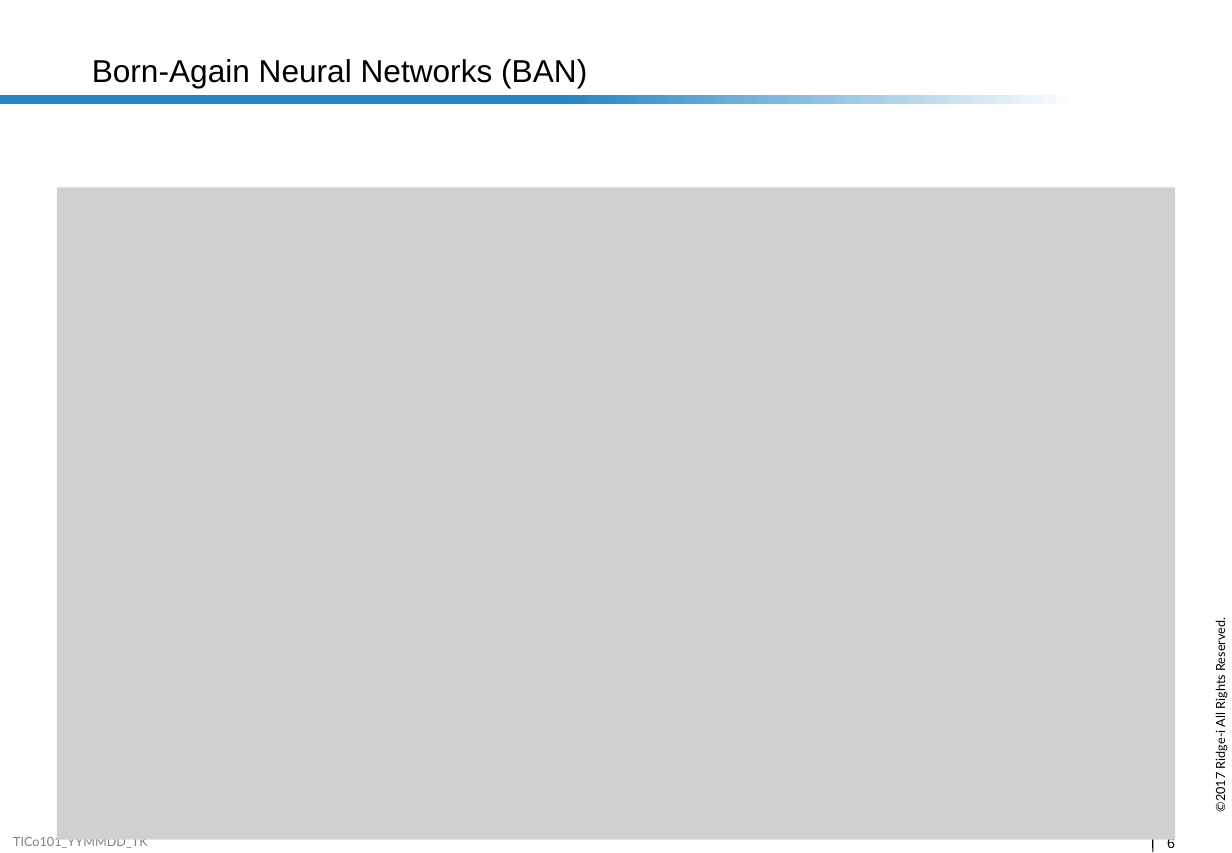
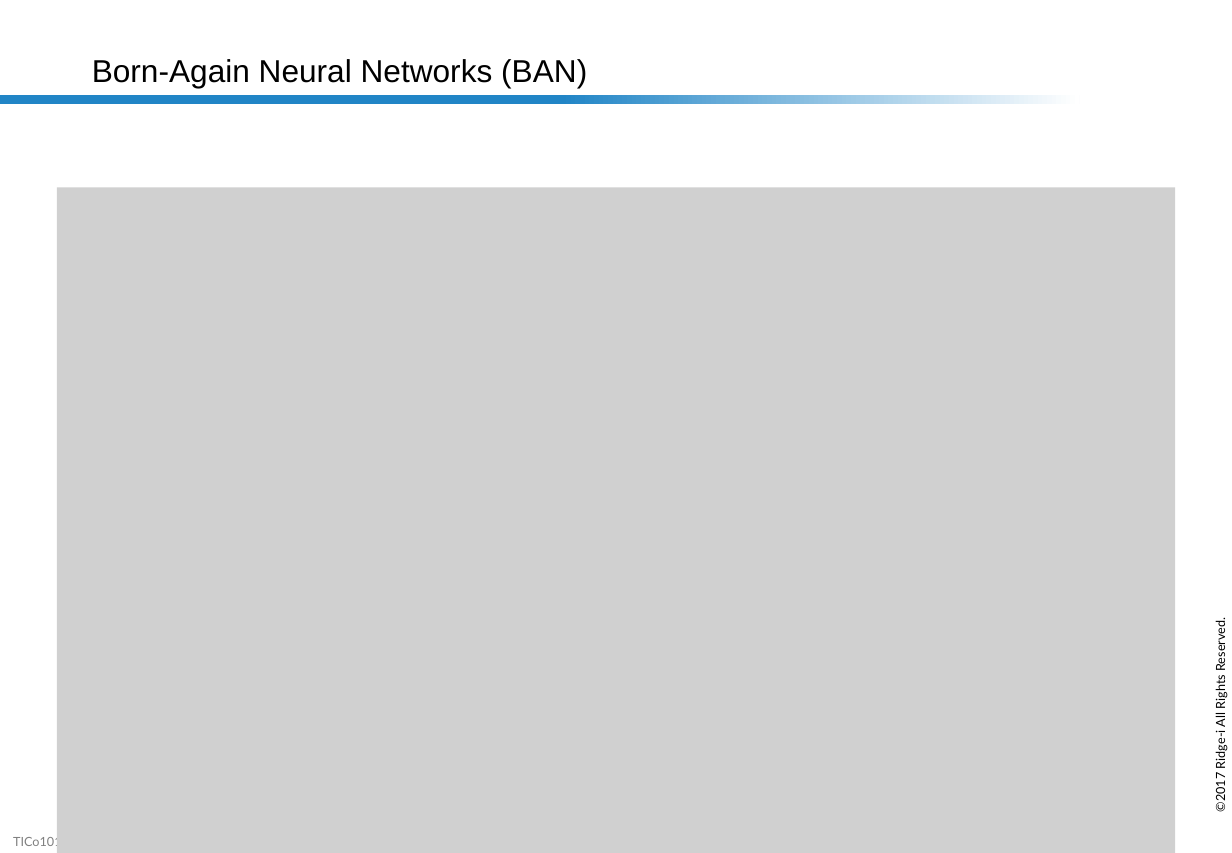
Before and after one commit to nocotan/slides, a slide deck: slide 6 of ban.pptx. Drawn at 1232x853 pixels with LibreOffice and Linux fonts; fonts in the diff are those of the drawing; grey boxes stand for pictures; background and template pictures are left out. Boxes give left, top, right and bottom in pixels: in the first picture for what was removed or moved away, otherwise in the second. Text is boxed around its words. In the diff, an @@ line names an element or a change of style, - is before the commit and + after.

```diff
--- a/ban.pptx
+++ b/ban.pptx
@@ picture: place and size @@
-picture at (57, 188, 1175, 841)
+picture at (57, 188, 1175, 853)
@@ line removed from (1154, 836) to (1154, 852) @@
```
Also in this commit, not shown: 3 other slides changed.
